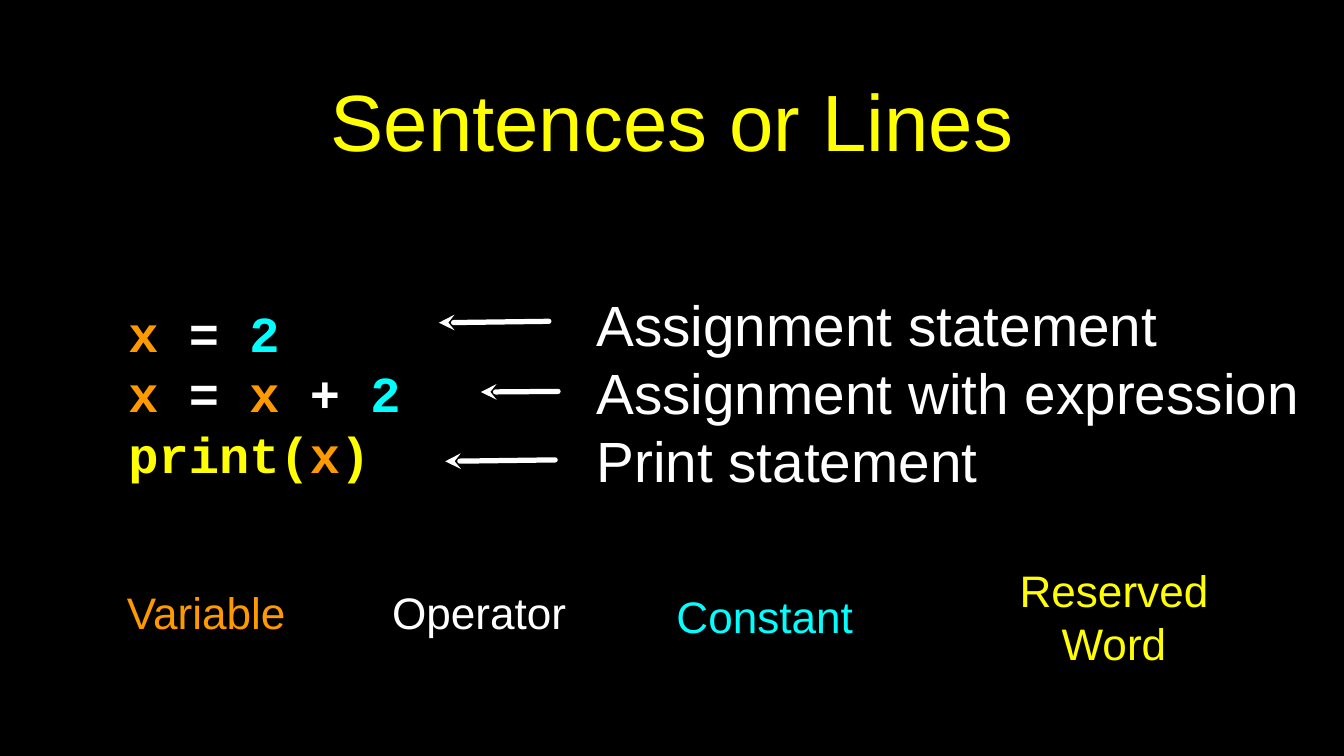
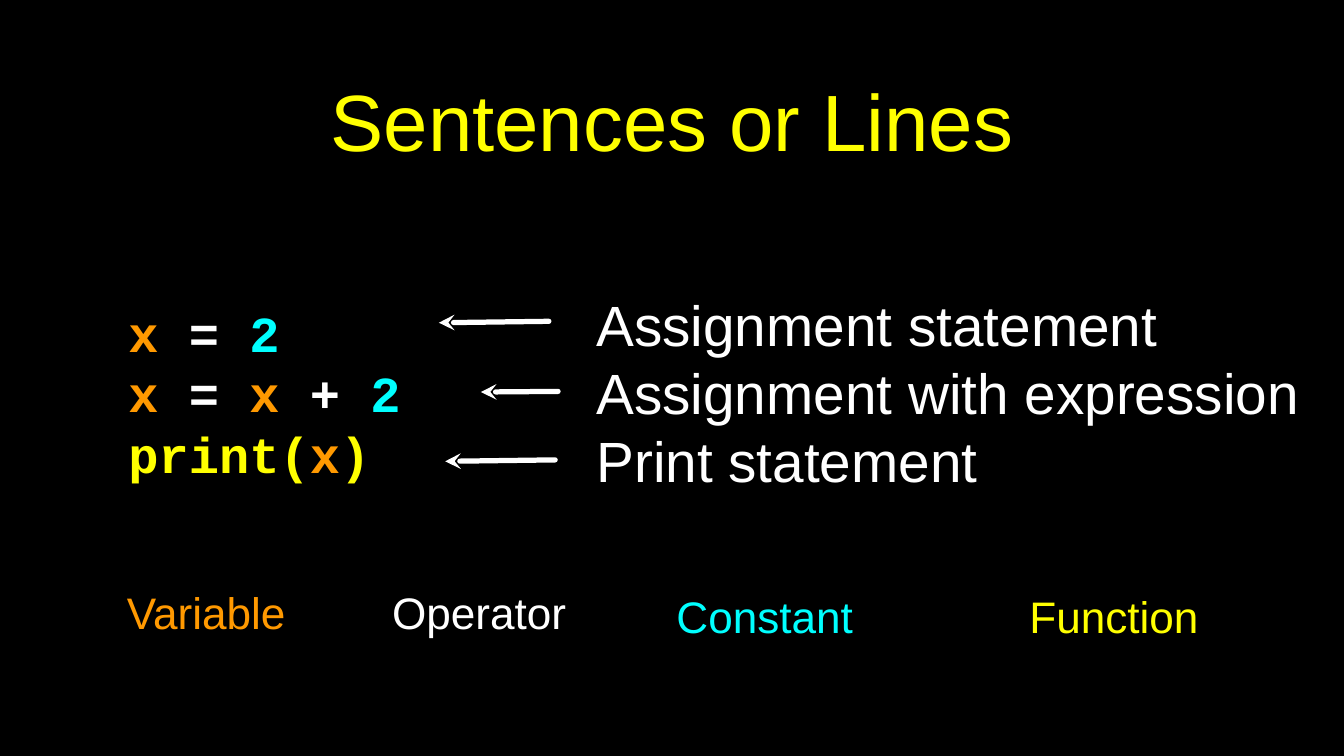
Before and after one commit to csev/py4e, a slide deck: slide 34 of lectures3/Pythonlearn-01-Intro.pptx. Drawn at 1344x756 pixels with LibreOffice and Linux fonts; fonts in the diff are those of the drawing. Boxes give left, top, right and bottom in pixels: in the first picture for what was removed or moved away, otherwise in the second. Text is boxed around its words. In the diff, an @@ line names an element or a change of style, - is before the commit and + after.

```diff
--- a/lectures3/Pythonlearn-01-Intro.pptx
+++ b/lectures3/Pythonlearn-01-Intro.pptx
@@ text at bbox=[1029, 601, 1198, 634]: text changed @@
-Reserved Word
+Function
```
Also in this commit, not shown: 1 other file.
